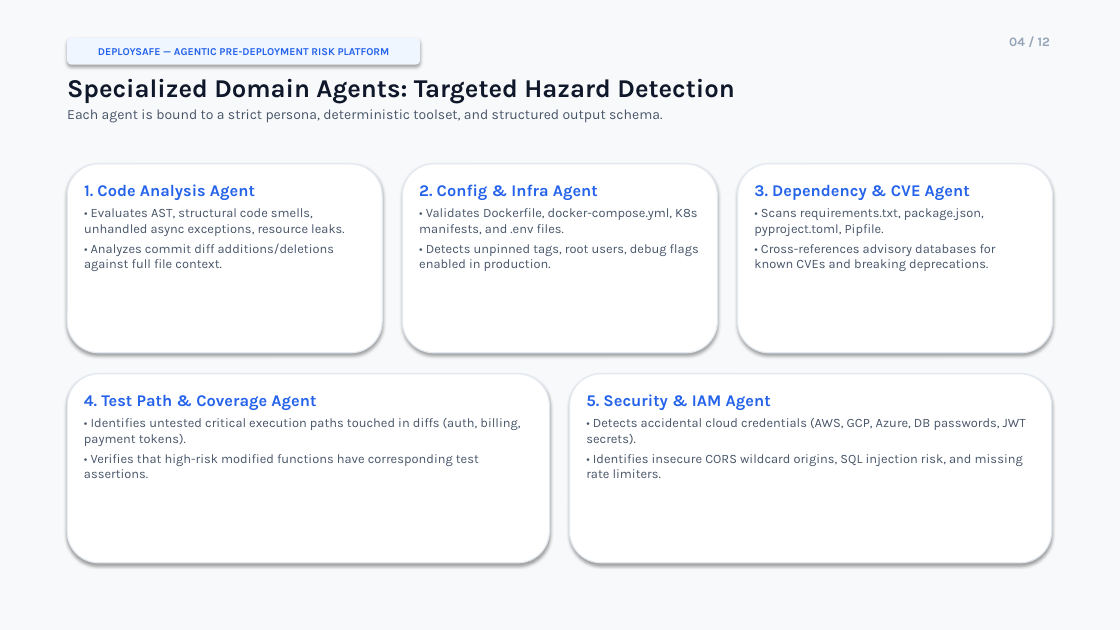
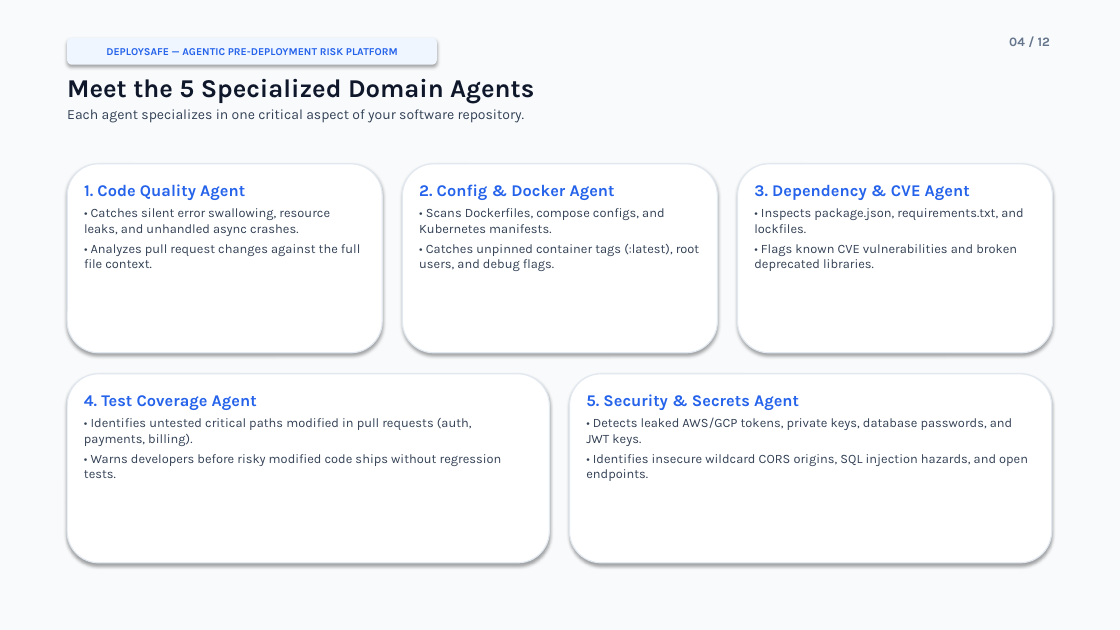
Before and after one commit to yashrao2607/AI-Devops, a slide deck: slide 4 of DeploySafe_Final_Presentation_V2.pptx. Drawn at 1120x630 pixels with LibreOffice and Linux fonts; fonts in the diff are those of the drawing. Boxes give left, top, right and bottom in pixels: in the first picture for what was removed or moved away, otherwise in the second. Text is boxed around its words. In the diff, an @@ line names an element or a change of style, - is before the commit and + after.

```diff
--- a/DeploySafe_Final_Presentation_V2.pptx
+++ b/DeploySafe_Final_Presentation_V2.pptx
@@ rectangle at (x1=0, y1=0, x2=1120, y2=630): fill #F8F9FA to #F8FAFC @@
@@ rounded rectangle "DEPLOYSAFE — AGENTIC PRE-DEPLOYMENT RISK ..." resized from (x1=67, y1=38, x2=420, y2=65) to (x1=67, y1=38, x2=437, y2=65) @@
@@ text "04 / 12" at (x1=1009, y1=37, x2=1050, y2=46): text colour #94A3B8 to #64748B @@
@@ text at (x1=67, y1=78, x2=534, y2=123): text changed; text colour #475569 to #334155 @@
-Specialized Domain Agents: Targeted Hazard Detection
-Each agent is bound to a strict persona, deterministic toolset, and structured output schema.
+Meet the 5 Specialized Domain Agents
+Each agent specializes in one critical aspect of your software repository.
@@ text at (x1=84, y1=184, x2=360, y2=268): text changed; text colour #475569 to #334155 @@
-1. Code Analysis Agent
-• Evaluates AST, structural code smells, unhandled async exceptions, resource leaks.
-• Analyzes commit diff additions/deletions against full file context.
+1. Code Quality Agent
+• Catches silent error swallowing, resource leaks, and unhandled async crashes.
+• Analyzes pull request changes against the full file context.
@@ text at (x1=419, y1=184, x2=700, y2=271): text changed; text colour #475569 to #334155 @@
-2. Config & Infra Agent
-• Validates Dockerfile, docker-compose.yml, K8s manifests, and .env files.
-• Detects unpinned tags, root users, debug flags enabled in production.
+2. Config & Docker Agent
+• Scans Dockerfiles, compose configs, and Kubernetes manifests.
+• Catches unpinned container tags (:latest), root users, and debug flags.
@@ text at (x1=754, y1=208, x2=1023, y2=271): text changed; text colour #475569 to #334155 @@
-• Scans requirements.txt, package.json, pyproject.toml, Pipfile.
-• Cross-references advisory databases for known CVEs and breaking deprecations.
+• Inspects package.json, requirements.txt, and lockfiles.
+• Flags known CVE vulnerabilities and broken deprecated libraries.
@@ text at (x1=84, y1=395, x2=502, y2=478): text changed; text colour #475569 to #334155 @@
-4. Test Path & Coverage Agent
-• Identifies untested critical execution paths touched in diffs (auth, billing, payment tokens).
-• Verifies that high-risk modified functions have corresponding test assertions.
+4. Test Coverage Agent
+• Identifies untested critical paths modified in pull requests (auth, payments, billing).
+• Warns developers before risky modified code ships without regression tests.
@@ text at (x1=586, y1=394, x2=1028, y2=481): text changed; text colour #475569 to #334155 @@
-5. Security & IAM Agent
-• Detects accidental cloud credentials (AWS, GCP, Azure, DB passwords, JWT secrets).
-• Identifies insecure CORS wildcard origins, SQL injection risk, and missing rate limiters.
+5. Security & Secrets Agent
+• Detects leaked AWS/GCP tokens, private keys, database passwords, and JWT keys.
+• Identifies insecure wildcard CORS origins, SQL injection hazards, and open endpoints.
```
Also in this commit, not shown: 11 other slides changed, 13 other files.
